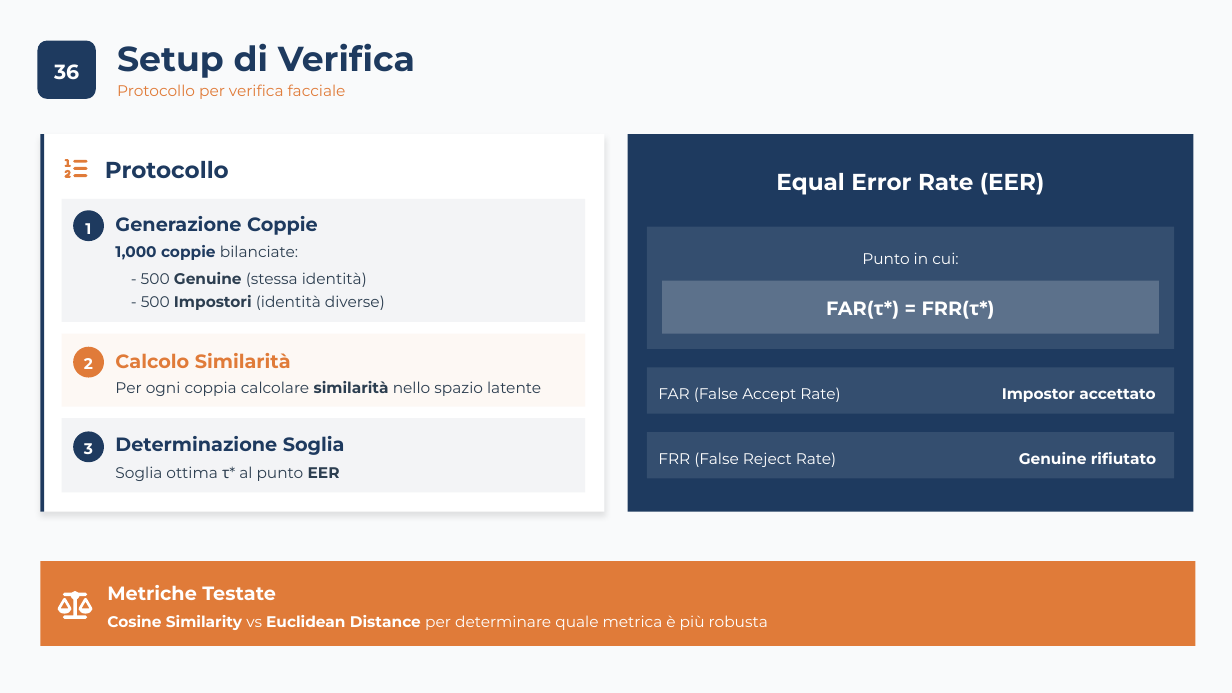
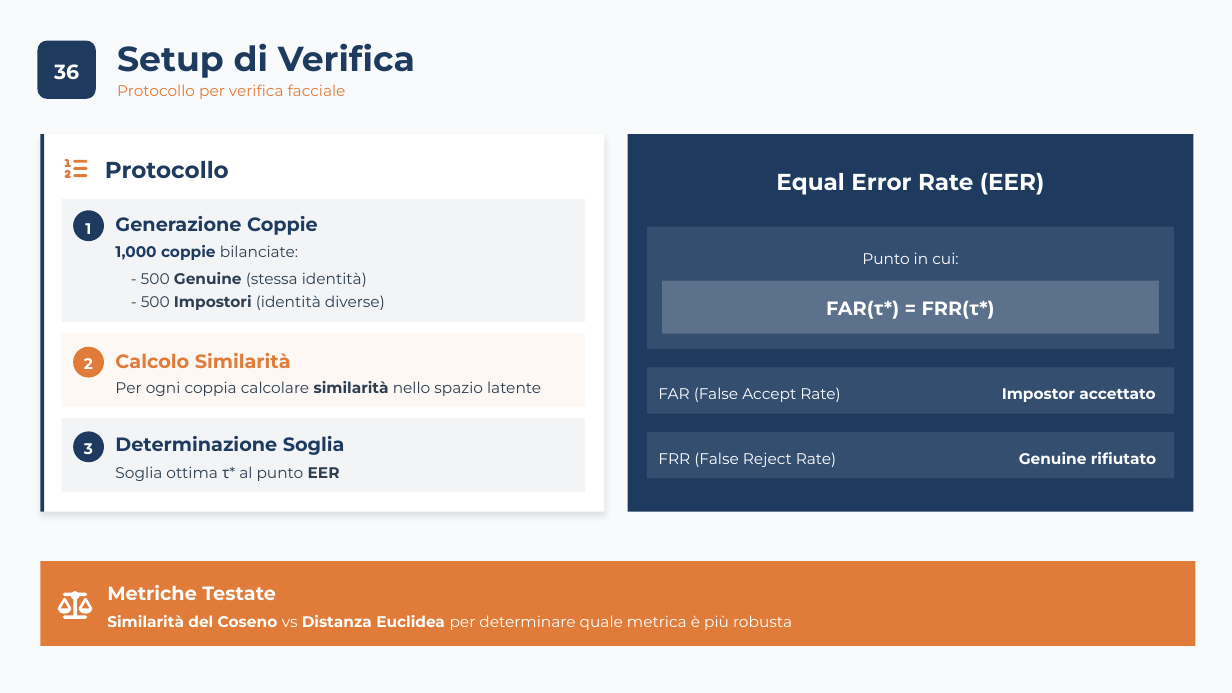
Before and after one commit to carrieroroberto/face-recognition-dimensionality-reduction, a slide deck: slide 38 of results/presentation/Carriero, Leone - Analisi Comparativa per Riduzione Dimensionale, Approccio Lineare e Non-Lineare per Riconoscimento e Verifica Facciale.pptx. Drawn at 1232x693 pixels with LibreOffice and Linux fonts; fonts in the diff are those of the drawing. Boxes give left, top, right and bottom in pixels: in the first picture for what was removed or moved away, otherwise in the second. Text is boxed around its words. In the diff, an @@ line names an element or a change of style, - is before the commit and + after.

```diff
--- a/results/presentation/Carriero, Leone - Analisi Comparativa per Riduzione Dimensionale, Approccio Lineare e Non-Lineare per Riconoscimento e Verifica Facciale.pptx
+++ b/results/presentation/Carriero, Leone - Analisi Comparativa per Riduzione Dimensionale, Approccio Lineare e Non-Lineare per Riconoscimento e Verifica Facciale.pptx
@@ text at (107, 615, 792, 630): text changed @@
-Cosine Similarity vs Euclidean Distance per determinare quale metrica è più robusta
+Similarità del Coseno vs Distanza Euclidea per determinare quale metrica è più robusta
```
Also in this commit, not shown: 31 other slides changed, 2 other files.
